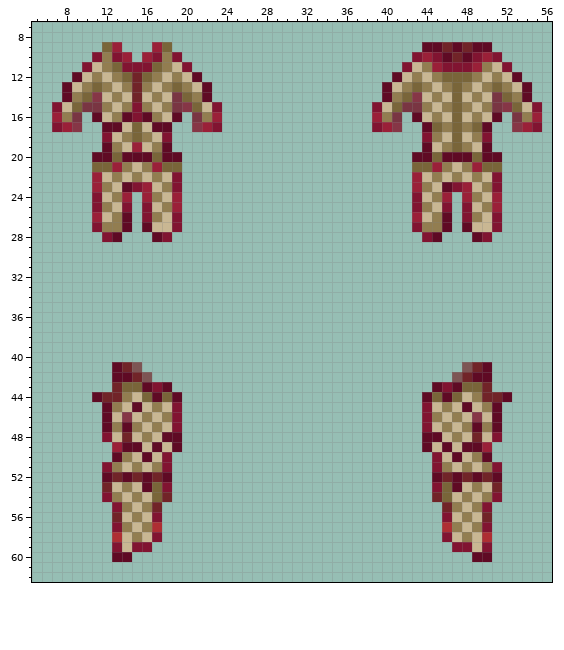
Edited in one commit: pixel-art sprite (Resources/Textures/Objects/Mutations/scaly_mimicry.rsi/equipped-INNERCLOTHING.png). This is how it looked before the edit.
The file is 64x64 pixels. Shown: x 5..56, y 7..62.
And afterwards:
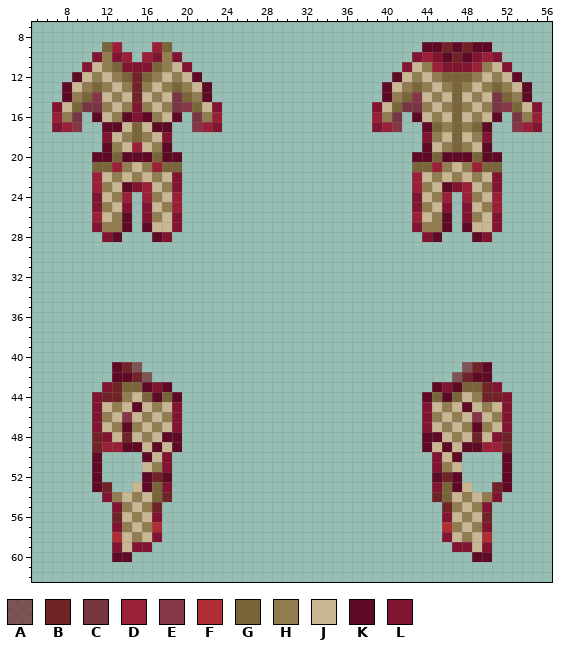
Palette (. is transparent): A #712428ae  B #712428  C #793542  D #9a2038  E #863646  F #ae2e33  G #796539  H #927d50  J #c9b793  K #5f0a24  L #811431
Changes in this commit:
@@ x 5..56 @@
 42 ........KKBA..............................ABKK......
-43 ........BGGKLK..........................KLKGGB......
-44 ......KBBHJGKGK........................KGKGJHBBK....
-45 .......KHJKJHJL........................LJHJKJHK.....
-46 .......KJEJHJHL........................LHJHJEJK.....
-47 .......KHKHJHJL........................LJHJHKHK.....
-48 .......LJBJHJKK........................KKJHJBJL.....
-49 ........DKKJKJK........................KJKJKKD......
-50 ........KHJKJL..........................LJKJHK......
-51 .......LHJHJHL..........................LHJHJHL.....
-52 .......KBKBKBK..........................KBKBKBK.....
-53 .......BJHJKGL..........................LGKJHJB.....
+43 .......LBGGKLK..........................KLKGGBL.....
+44 ......LBBHJGKGK........................KGKGJHBBL....
+45 ......LJHJKJHJL........................LJHJKJHJL....
+46 ......LHJEJHJHL........................LHJHJEJHL....
+47 ......LJHKHJHJL........................LJHJHKHJL....
+48 ......BLJBJHJKK........................KKJHJBJLB....
+49 ......BDDKKJKJK........................KJKJKKDDB....
+50 ......K....KJL..........................LJK....K....
+51 ......K....JHL..........................LHJ....K....
+52 ......K....KBK..........................KBK....K....
+53 ......KB..JKGL..........................LGKJ..BK....
 54 .......LHJHJGB..........................BGJHJHL.....
